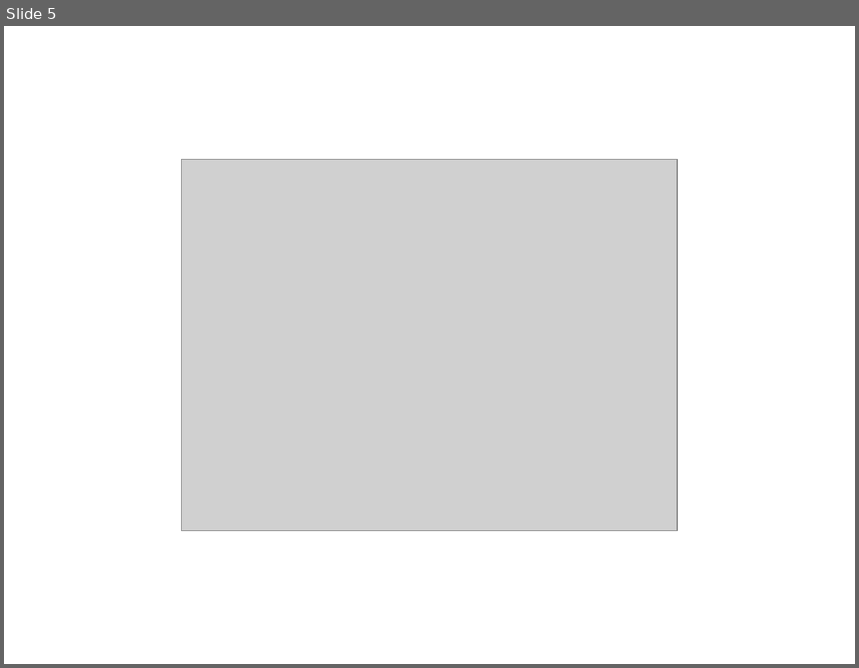
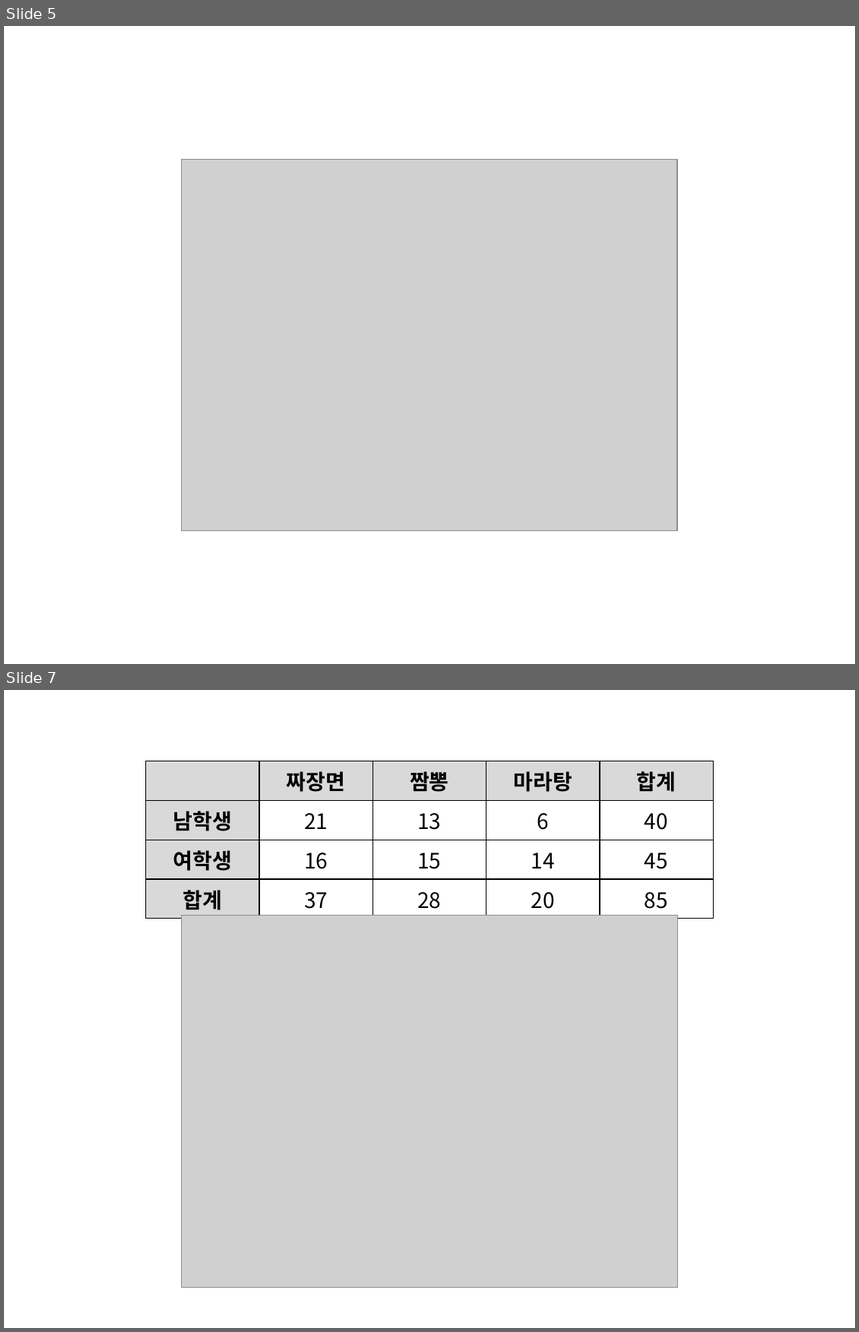
Before and after one commit to answeredbyablemind/answeredbyablemind.github.io, a slide deck: pics/2021-12-13-chi_square/pics.pptx. Shown one above the other, each under a label of ours: slide 5 before the commit, slides 5 and 7 after it; the slides between them are not shown. The pictures are 859x668 and 859x1332 pixels, drawn with LibreOffice and Linux fonts; fonts in the diff are those of the drawing; grey boxes stand for pictures. Boxes give left, top, right and bottom in pixels: in the first picture for what was removed or moved away, otherwise in the second. Text is boxed around its words. In the diff, an @@ line names an element or a change of style, - is before the commit and + after.

```diff
--- a/pics/2021-12-13-chi_square/pics.pptx
+++ b/pics/2021-12-13-chi_square/pics.pptx
@@ slide 7 added at [4,690,855,1328], background #FFFFFF @@
@@ table added at [146,761,712,913], 4 rows, 5 columns @@
+ | 짜장면 | 짬뽕 | 마라탕 | 합계
+남학생 | 21 | 13 | 6 | 40
+여학생 | 16 | 15 | 14 | 45
+합계 | 37 | 28 | 20 | 85
@@ picture added at [181,916,677,1288] @@
```
Also in this commit, not shown: 1 other slide added, 4 other files.
